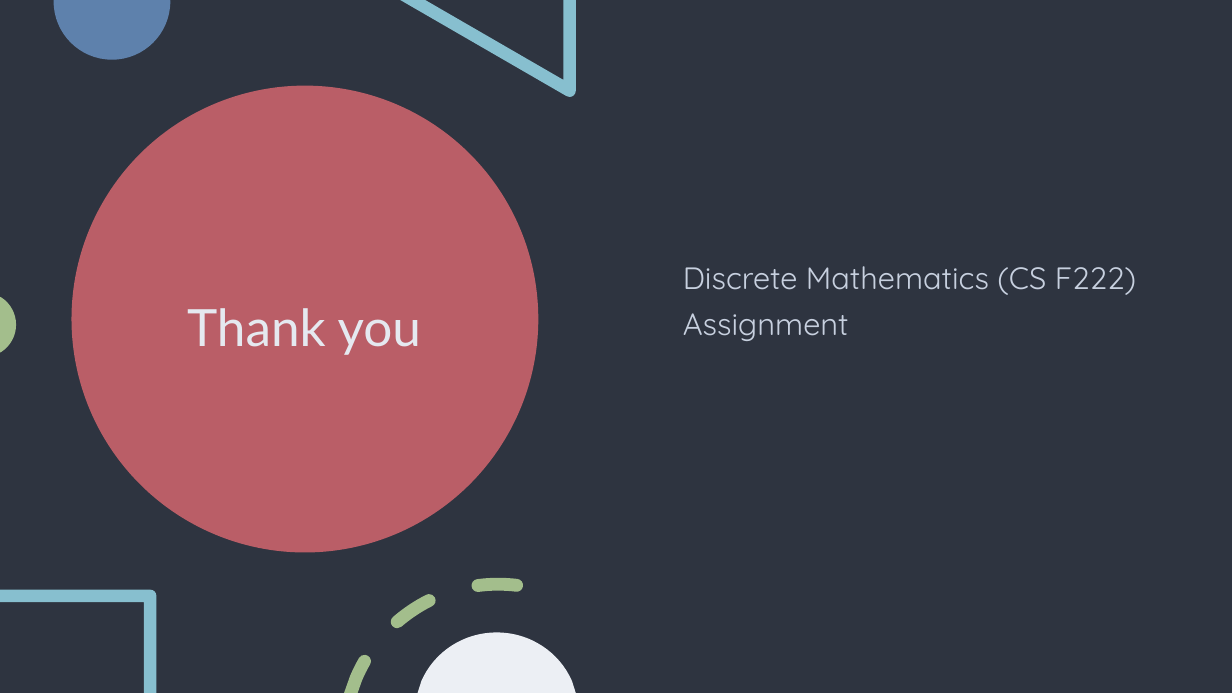
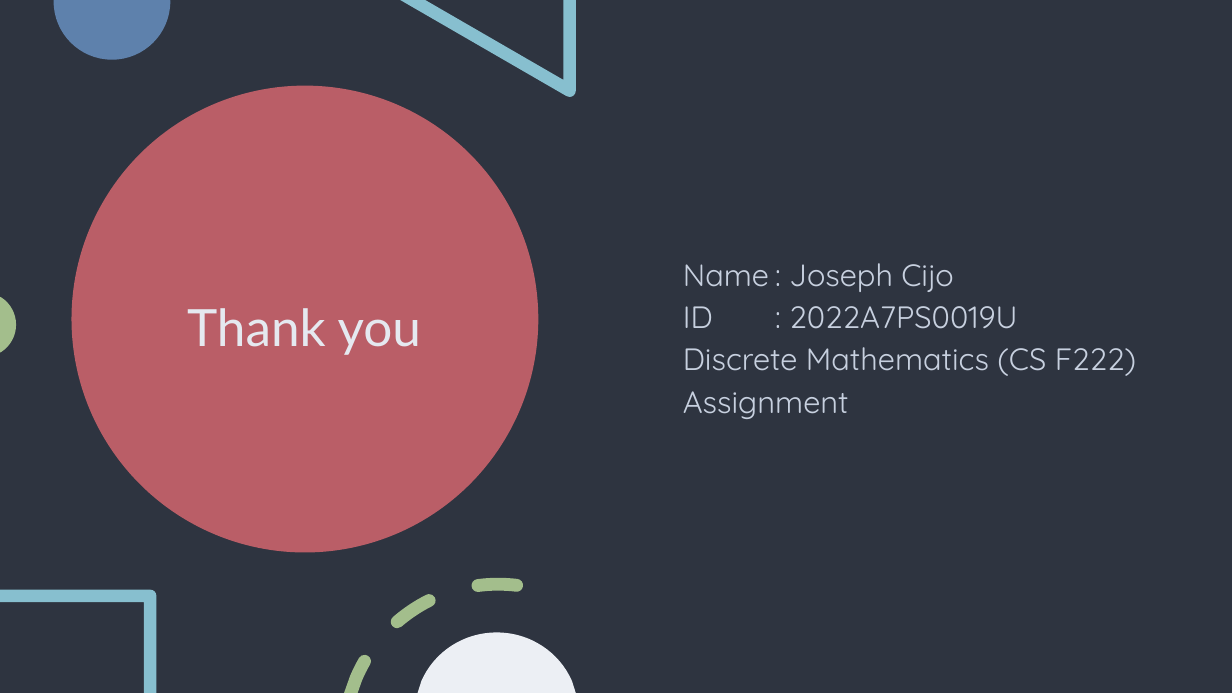
Before and after one commit to joejo-joestar/discrete-assignment, a slide deck: slide 22 of VidorPres/Relations and Functions.pptx. Drawn at 1232x693 pixels with LibreOffice and Linux fonts; fonts in the diff are those of the drawing. Boxes give left, top, right and bottom in pixels: in the first picture for what was removed or moved away, otherwise in the second. Text is boxed around its words. In the diff, an @@ line names an element or a change of style, - is before the commit and + after.

```diff
--- a/VidorPres/Relations and Functions.pptx
+++ b/VidorPres/Relations and Functions.pptx
@@ text at [683,263,1017,329]: paragraphs added @@
+Name : Joseph Cijo
+ID : 2022A7PS0019U
@@ text at [683,347,1136,419]: line spacing 0.9 to 0.8 @@
```
Also in this commit, not shown: 18 other slides changed, 2 other files.
